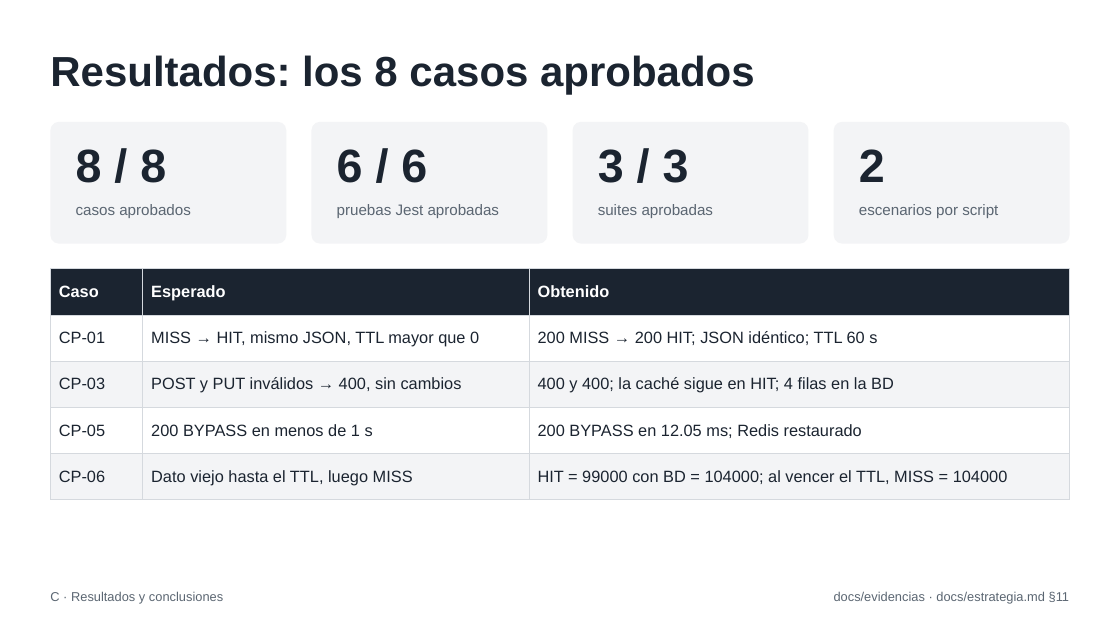
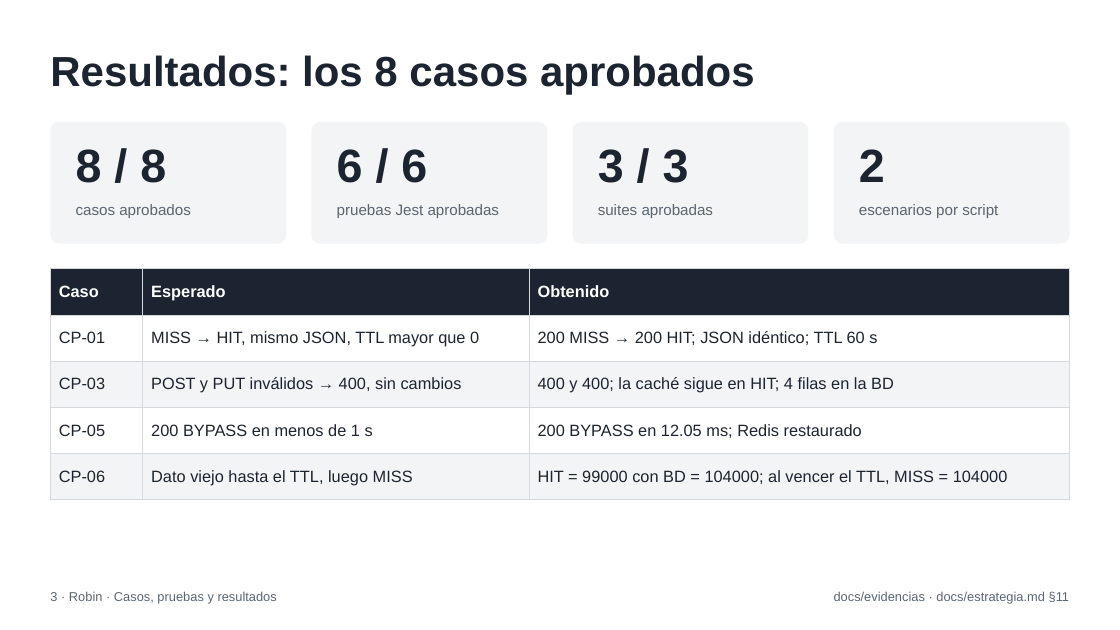
Before and after one commit to SebastianVillaC/lab-cache, a slide deck: slide 14 of docs/presentacion/presentacion-cache.pptx (slide 11 before the commit). Drawn at 1120x630 pixels with LibreOffice and Linux fonts; fonts in the diff are those of the drawing. Boxes give left, top, right and bottom in pixels: in the first picture for what was removed or moved away, otherwise in the second. Text is boxed around its words. In the diff, an @@ line names an element or a change of style, - is before the commit and + after.

```diff
--- a/docs/presentacion/presentacion-cache.pptx
+++ b/docs/presentacion/presentacion-cache.pptx
@@ text at box(50, 591, 277, 604): text changed @@
-C · Resultados y conclusiones
+3 · Robin · Casos, pruebas y resultados
```
Also in this commit, not shown: 13 other slides changed, 3 slides added, 1 slide removed.
